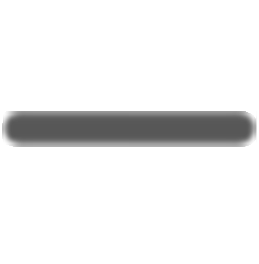
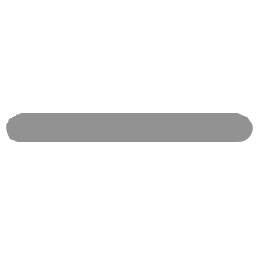
The second 259x264 image is a revision of the first. Changes to its layers:
painted on "min_normal" over [2, 111, 256, 147]
painted on "min_hover" over [2, 111, 257, 147]
